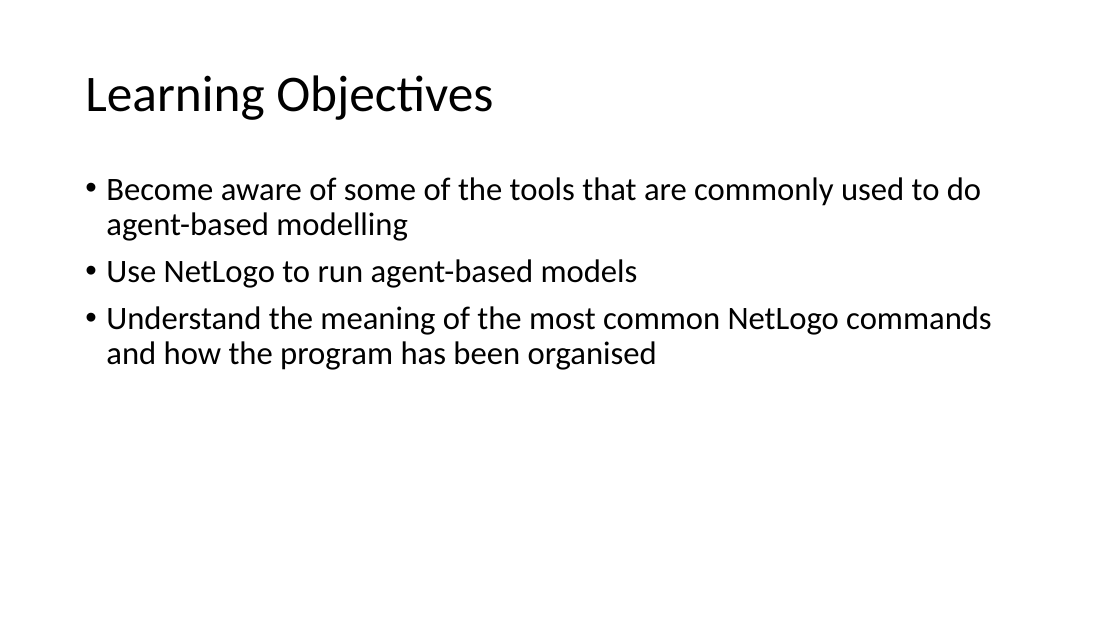
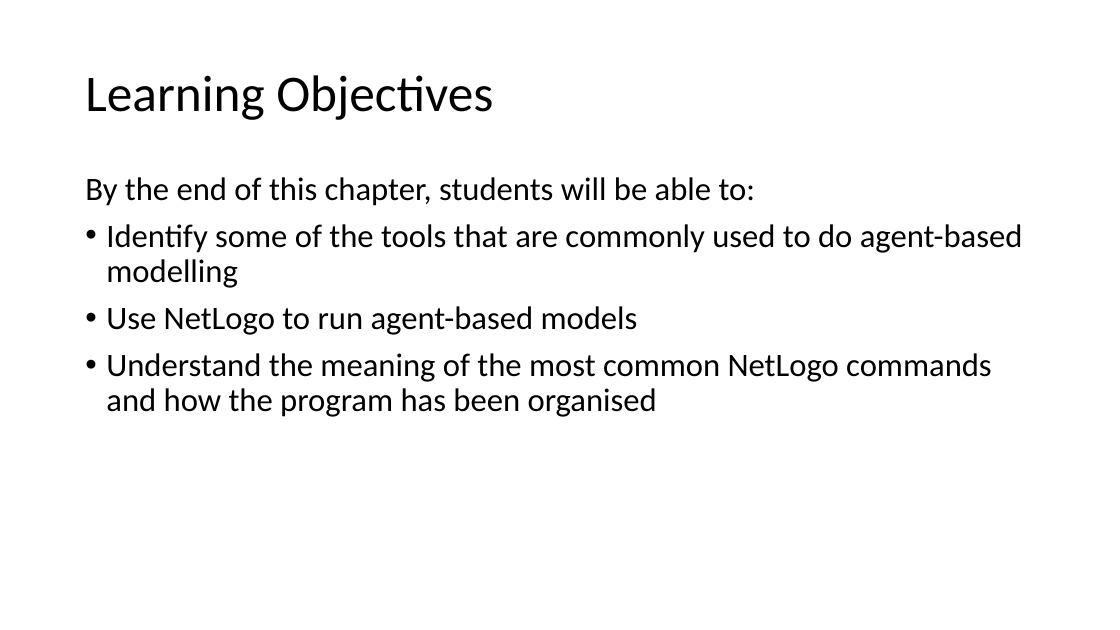
Before and after one commit to abmgis/abmgis, a slide deck: slide 2 of Chapter04-NetLogo/Chapter4-Lecture.pptx. Drawn at 1120x630 pixels with LibreOffice and Linux fonts; fonts in the diff are those of the drawing. Boxes give left, top, right and bottom in pixels: in the first picture for what was removed or moved away, otherwise in the second. Text is boxed around its words. In the diff, an @@ line names an element or a change of style, - is before the commit and + after.

Commit message:
writing lecture for chapter 9

```diff
--- a/Chapter04-NetLogo/Chapter4-Lecture.pptx
+++ b/Chapter04-NetLogo/Chapter4-Lecture.pptx
@@ text at (85, 177, 1023, 288): text changed @@
-• Become aware of some of the tools that are commonly used to do agent-based modelling
+By the end of this chapter, students will be able to:
+• Identify some of the tools that are commonly used to do agent-based modelling
```
Also in this commit, not shown: 25 other files.
